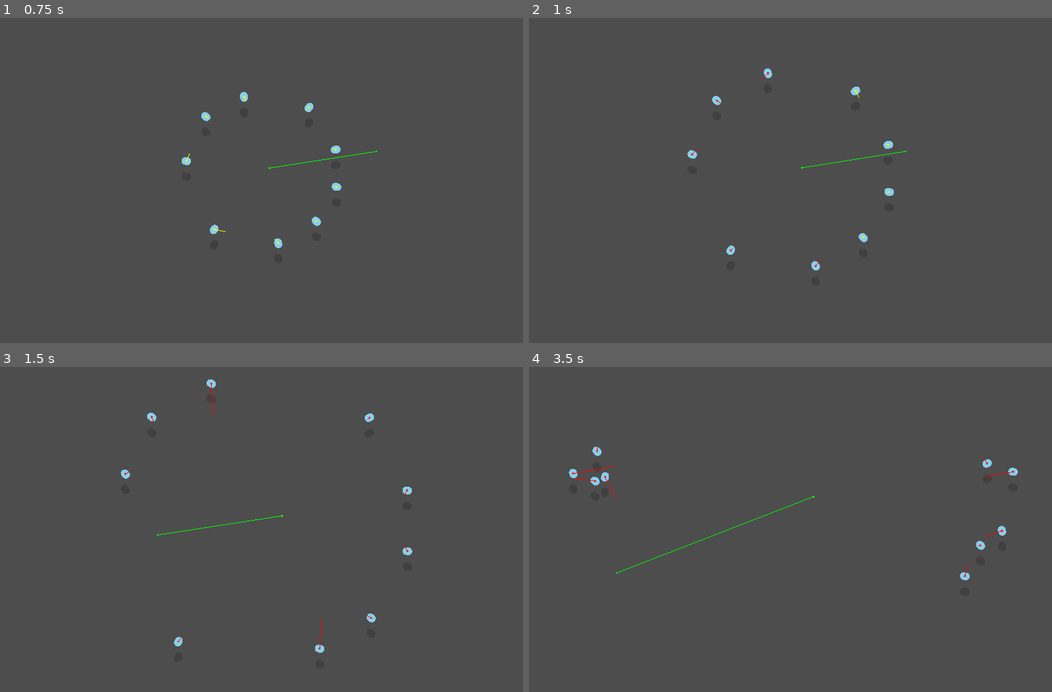
Above: before the commit, frames 1-4 (two rows, left to right).
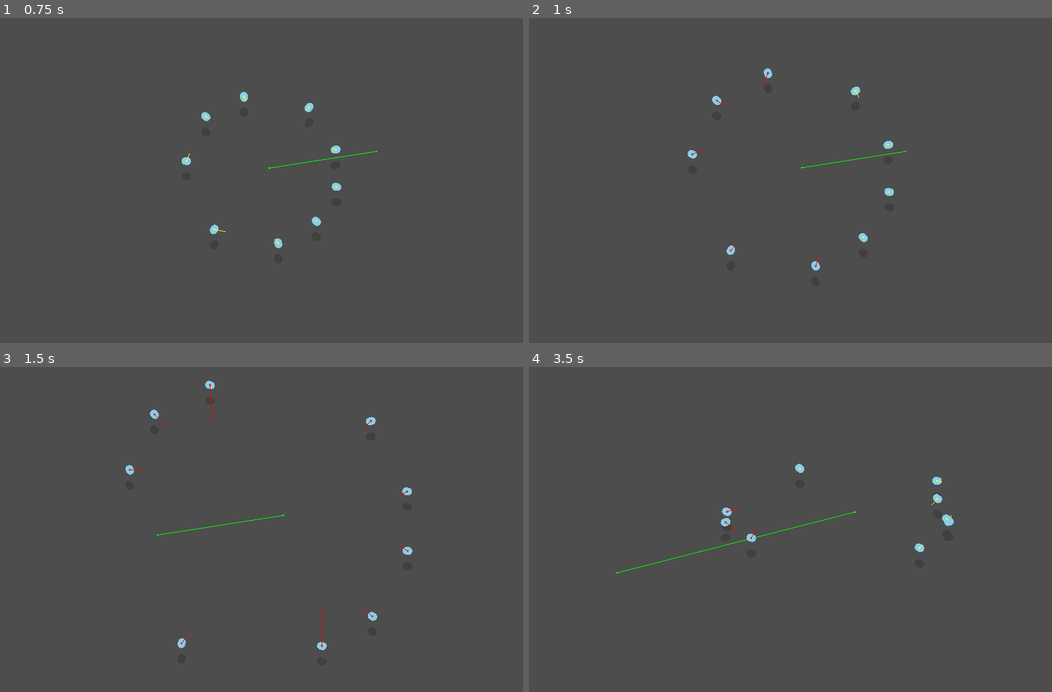
Above: after the commit, the same moments.

Repository: stevemjcu/Pond
Game: Godot game, scene res://scenes/main.tscn
Same seed, same stepped clock (60 frames per second), same inputs: the game is played once before the commit and once after it.
Inputs (mouse positions are in pixels of both pictures, inside the frame that each line leads up to):
- Up to frame 1 (0.75 s): move the mouse to (376, 151) at 0.52 s; hold D (right) from 0.53 s (still down); click (376, 151) at 0.67 s
- Up to frame 2 (1 s): keep holding D (right)
- Up to frame 3 (1.5 s): release D (right) at 1.25 s; drag from (156, 536) to (277, 516) at 1.27 s
- Up to frame 4 (3.5 s): move the mouse to (842, 441) at 2.02 s; hold D (right) 2.03-2.75 s; drag from (764, 588) to (617, 571) at 2.77 s

Frame 1 is identical in both runs. In frame 2, less than 0.1% of the frame differs, in the area x 30-56%, y 17-76%; in frame 3, 0.4%; in frame 4, 0.9%, in the area x 7-94%, y 24-66%.

Commit message:
Capitalize explanatory variables

Diff:
--- a/scripts/boid.gd
+++ b/scripts/boid.gd
@@ -2,16 +2,17 @@
 extends CharacterBody2D
 
 
-@export var min_speed := 200
-@export var max_speed := 300
+@export var MIN_SPEED := 200
+@export var MAX_SPEED := 300
 
-@export var obstacle_margin := 100
-@export var bevy_margin := 200
+@export var OBSTACLE_MARGIN := 100
+@export var BEVY_MARGIN := 200
 
-@export var turn_factor := 700
-@export var avoid_factor := 20
-@export var match_factor := 2
-@export var approach_factor := 2
+@export var TURN_FACTOR := 700
+@export var AVOID_FACTOR := 20
+@export var MATCH_FACTOR := 2
+@export var APPROACH_FACTOR := 2
+@export var RETURN_FACTOR := 1
 
 var bevy: Bevy
 
@@ -52,14 +53,15 @@
 func _on_shadow_draw() -> void:
 	var shape := $CollisionShape2D.shape as CapsuleShape2D
 	var offset := to_local(position + Vector2.DOWN * 32)
-	$ShadowSprite.draw_capsule(offset, shape.height, shape.radius, Color(0.25, 0.25, 0.25, 1))
+	var color := Color(0.25, 0.25, 0.25, 1)
+	$ShadowSprite.draw_capsule(offset, shape.height, shape.radius, color)
 
 
 func _on_debug_draw() -> void:
 	var color := Color.YELLOW if _approach_bevy().length() == 0 else Color.RED
 	$DebugSprite.draw_point(Vector2.ZERO, color)
 	var direction := to_local(position + _impulse.normalized())
-	var weight := _impulse.length() / max_speed
+	var weight := _impulse.length() / MAX_SPEED
 	$DebugSprite.draw_vector(Vector2.ZERO, direction, weight, color)
 
 #endregion
@@ -77,7 +79,7 @@
 
 
 func _control_speed() -> void:
-	var speed := clampf(velocity.length(), min_speed, max_speed)
+	var speed := clampf(velocity.length(), MIN_SPEED, MAX_SPEED)
 	velocity = velocity.normalized() * speed
 
 
@@ -86,7 +88,7 @@
 # Turn to avoid screen edge
 func _avoid_screen_edge() -> Vector2:
 	var impulse := Vector2.ZERO
-	var bounds = get_viewport_rect().grow(-obstacle_margin)
+	var bounds = get_viewport_rect().grow(-OBSTACLE_MARGIN)
 	if !bounds.has_point(position):
 		if position.x < bounds.position.x:
 			impulse += Vector2.RIGHT
@@ -96,7 +98,7 @@
 			impulse += Vector2.DOWN
 		if position.y > bounds.end.y:
 			impulse += Vector2.UP
-	return impulse * turn_factor
+	return impulse * TURN_FACTOR
 
 
 # Tend to move away from nearby neighbors
@@ -104,7 +106,7 @@
 	var impulse := Vector2.ZERO
 	for neighbor in _protected_neighbors:
 		impulse += position - neighbor.position
-	return impulse * avoid_factor
+	return impulse * AVOID_FACTOR
 
 
 # Tend to align with visible neighbors
@@ -115,7 +117,7 @@
 	for neighbor in _visible_neighbors:
 		impulse += neighbor.velocity - velocity
 	impulse /= _visible_neighbors.size()
-	return impulse * match_factor
+	return impulse * MATCH_FACTOR
 
 
 # Tend to approach visible neighbors
@@ -126,15 +128,15 @@
 	for neighbor in _visible_neighbors:
 		impulse += neighbor.position - position
 	impulse /= _visible_neighbors.size()
-	return impulse * approach_factor
+	return impulse * APPROACH_FACTOR
 
 
 # Tend to stay close to group
 func _approach_bevy() -> Vector2:
 	var impulse = Vector2.ZERO
-	if (bevy.position - position).length() < bevy_margin:
+	if (bevy.position - position).length() < BEVY_MARGIN:
 		return impulse
 	impulse = bevy.position - position
-	return impulse * approach_factor / 6
+	return impulse * RETURN_FACTOR
 
 #endregion
